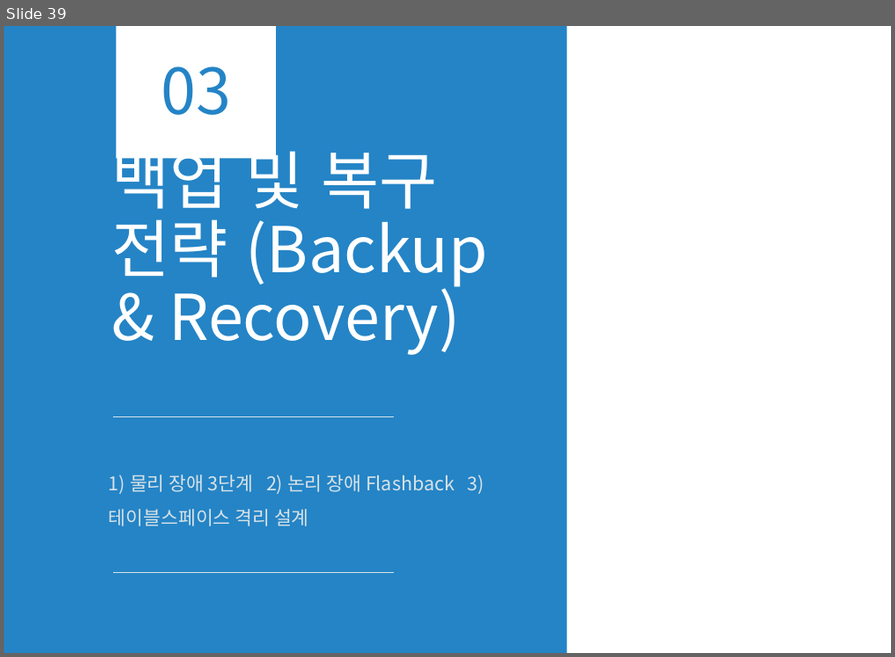
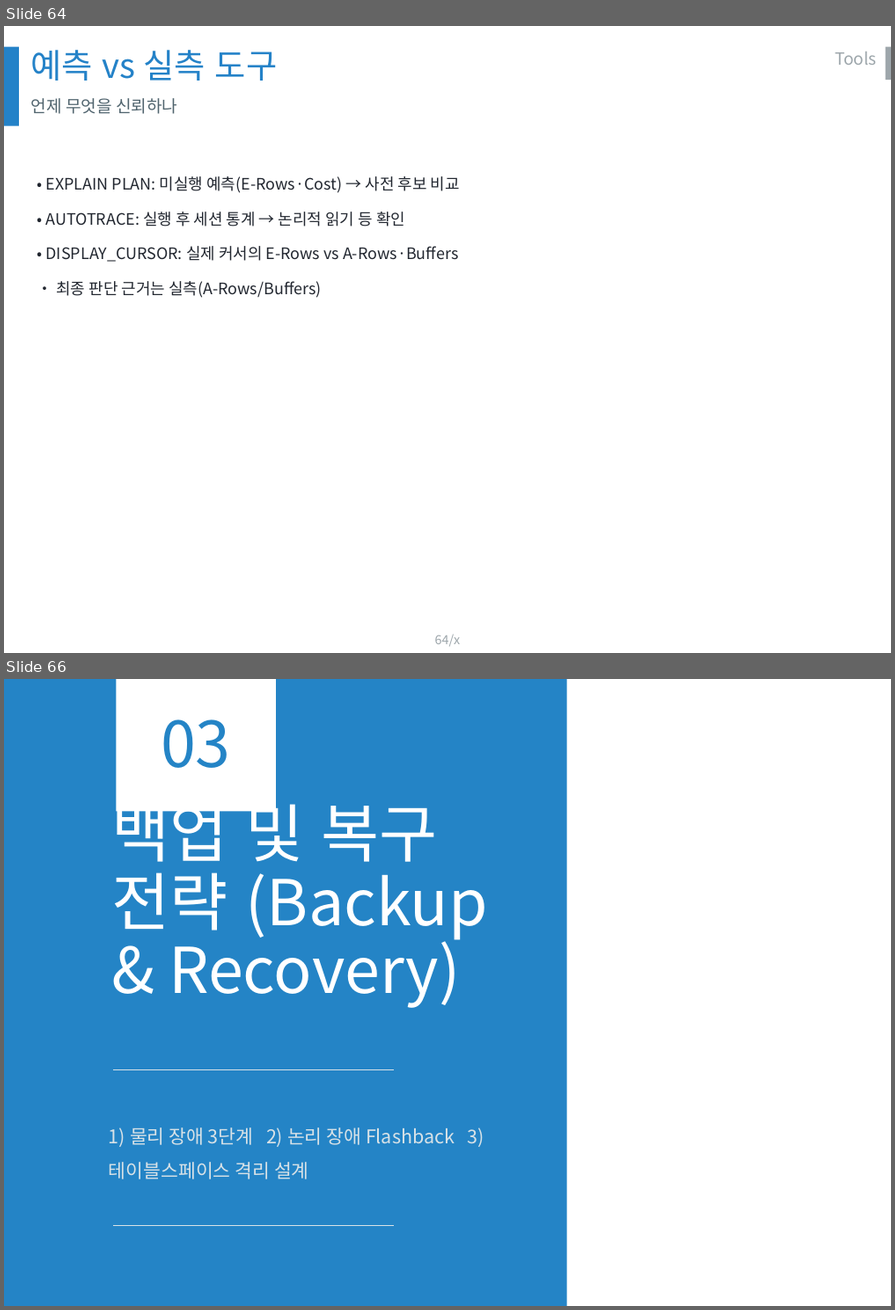
Before and after one commit to olmas70/slides, a slide deck: ppt/BO_DB운영_발표.pptx. Shown one above the other, each under a label of ours: slide 39 before the commit, slides 64 and 66 after it; the slides between them are not shown. The pictures are 895x657 and 895x1310 pixels, drawn with LibreOffice and Linux fonts; fonts in the diff are those of the drawing; background and template pictures are left out. Boxes give left, top, right and bottom in pixels: in the first picture for what was removed or moved away, otherwise in the second. Text is boxed around its words. In the diff, an @@ line names an element or a change of style, - is before the commit and + after.

```diff
--- a/ppt/BO_DB운영_발표.pptx
+++ b/ppt/BO_DB운영_발표.pptx
@@ slide 64 added at <box>4,26,891,653</box>, background #FFFFFF @@
@@ rectangle added at <box>4,46,19,125</box>, fill #2482C8 @@
@@ text added at <box>31,50,277,81</box>, 32 pt, text #2482C8 @@
+예측 vs 실측 도구
@@ text added at <box>835,52,877,65</box>, 16 pt, text #9DA6AB @@
+Tools
@@ rectangle added at <box>886,46,891,80</box>, fill #9DA6AB @@
@@ text added at <box>31,98,177,114</box>, 16 pt, text #50646E @@
+언제 무엇을 신뢰하나
@@ text added at <box>46,176,460,298</box>, 15 pt, text #222730 @@
+• EXPLAIN PLAN: 미실행 예측(E-Rows·Cost) → 사전 후보 비교
+• AUTOTRACE: 실행 후 세션 통계 → 논리적 읽기 등 확인
+• DISPLAY_CURSOR: 실제 커서의 E-Rows vs A-Rows·Buffers
+• 최종 판단 근거는 실측(A-Rows/Buffers)
@@ page number added at <box>435,635,461,646</box>, 12 pt, text #9DA6AB @@
+64/x
@@ what was slide 39 is now slide 66 @@
```
Also in this commit, not shown: 55 other slides added.
